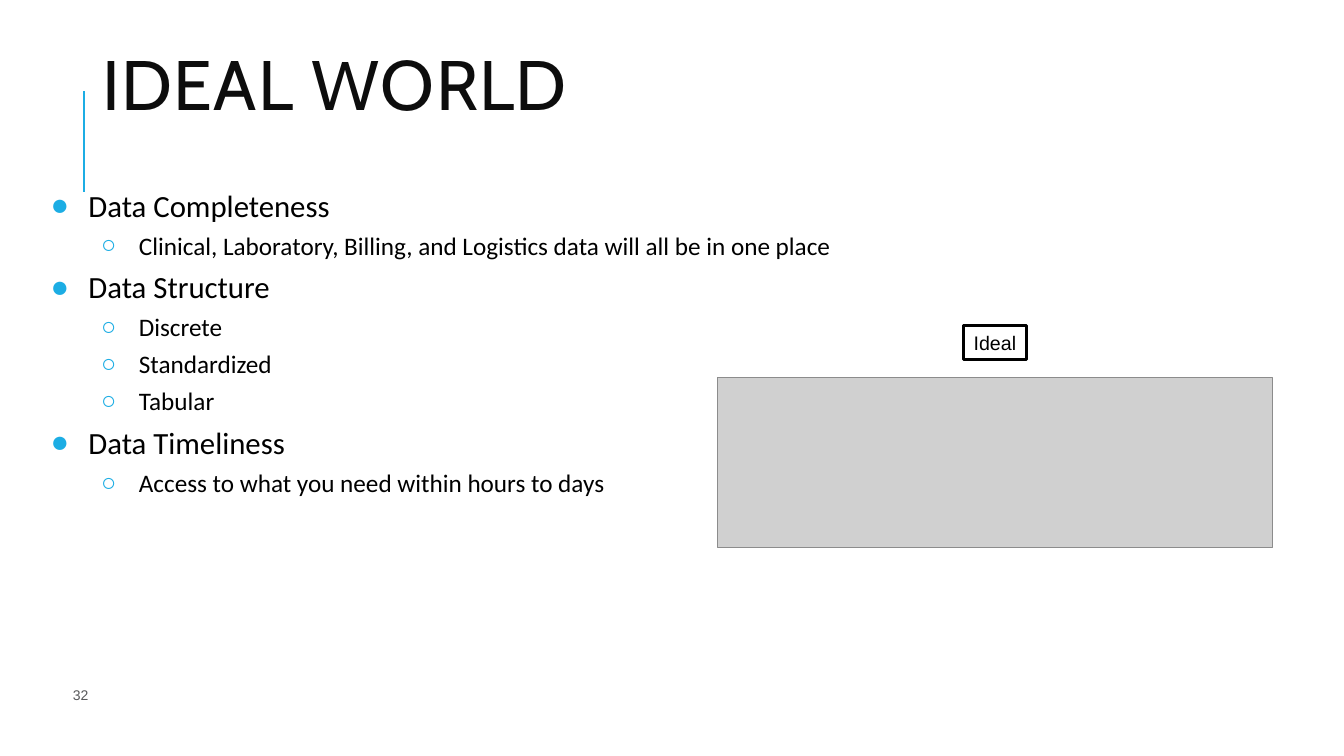
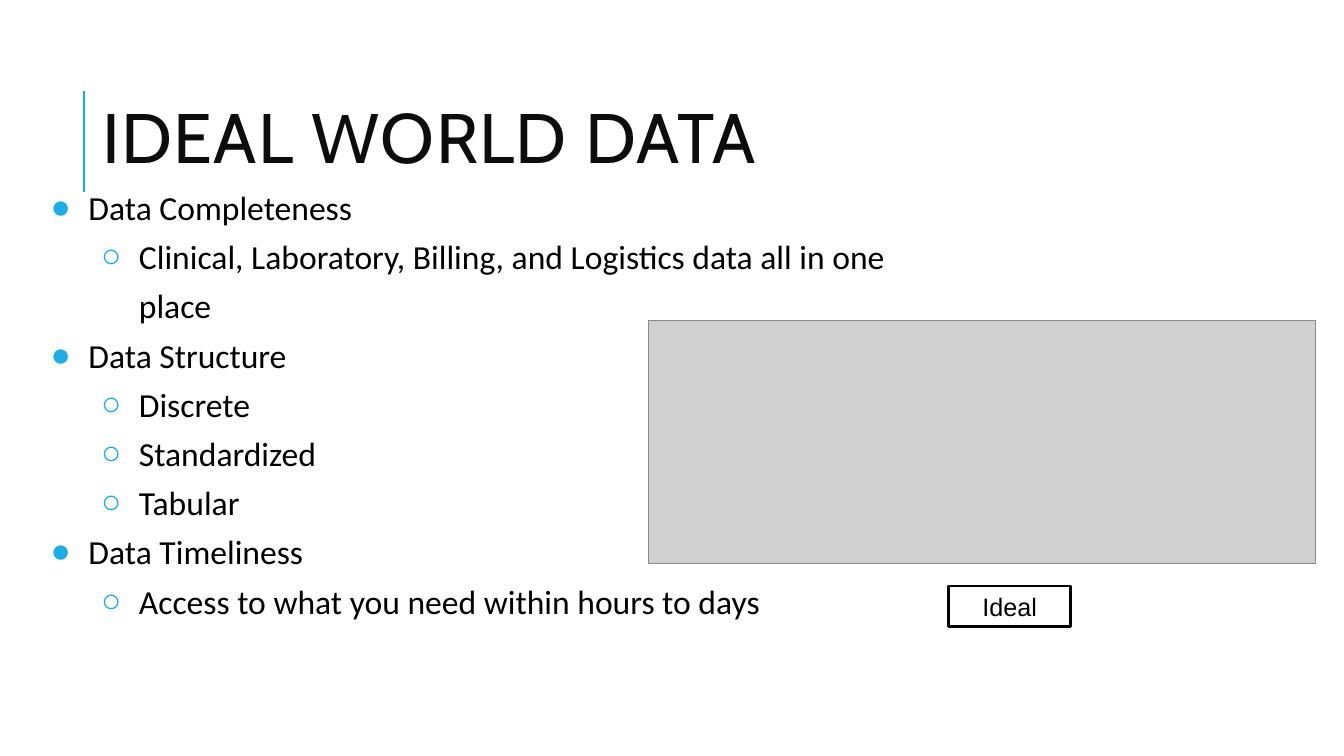
Before and after one commit to pcmathias/MSACL-data-literacy, a slide deck: slide 35 of presentations/DS 100 - Data Literacy and Management Basics.pptx (slide 32 before the commit). Drawn at 1344x756 pixels with LibreOffice and Linux fonts; fonts in the diff are those of the drawing; grey boxes stand for pictures; background and template pictures are left out. Boxes give left, top, right and bottom in pixels: in the first picture for what was removed or moved away, otherwise in the second. Text is boxed around its words. In the diff, an @@ line names an element or a change of style, - is before the commit and + after.

```diff
--- a/presentations/DS 100 - Data Literacy and Management Basics.pptx
+++ b/presentations/DS 100 - Data Literacy and Management Basics.pptx
@@ title at bbox=[102, 113, 755, 164]: text changed @@
-IDEAL WORLD
+IDEAL WORLD DATA
@@ text at bbox=[88, 196, 759, 620]: size 22 to 24 pt in "Data Completeness", "Data Structure", "Data Timeliness"; size 18 to 24 pt in "Discrete", "Standardized", "Tabular", "Access to what you need within hours ..." @@
@@ text at bbox=[139, 245, 884, 324]: text changed; size 18 to 24 pt @@
-  ○ Clinical, Laboratory, Billing, and Logistics data will all be in one place
+  ○ Clinical, Laboratory, Billing, and Logistics data all in one place
@@ picture: place and size @@
-picture at bbox=[718, 378, 1273, 547]
+picture at bbox=[648, 321, 1316, 564]
@@ rectangle "Ideal": place and size @@
-rectangle "Ideal" at bbox=[964, 326, 1027, 360]
+rectangle "Ideal" at bbox=[949, 586, 1071, 626]
@@ rectangle "Ideal" at bbox=[949, 586, 1071, 626]: size 14 to 18 pt; alignment left to centre @@
@@ page number removed at bbox=[73, 690, 89, 700] @@
-32
```
Also in this commit, not shown: 13 other slides changed, 10 slides added.
